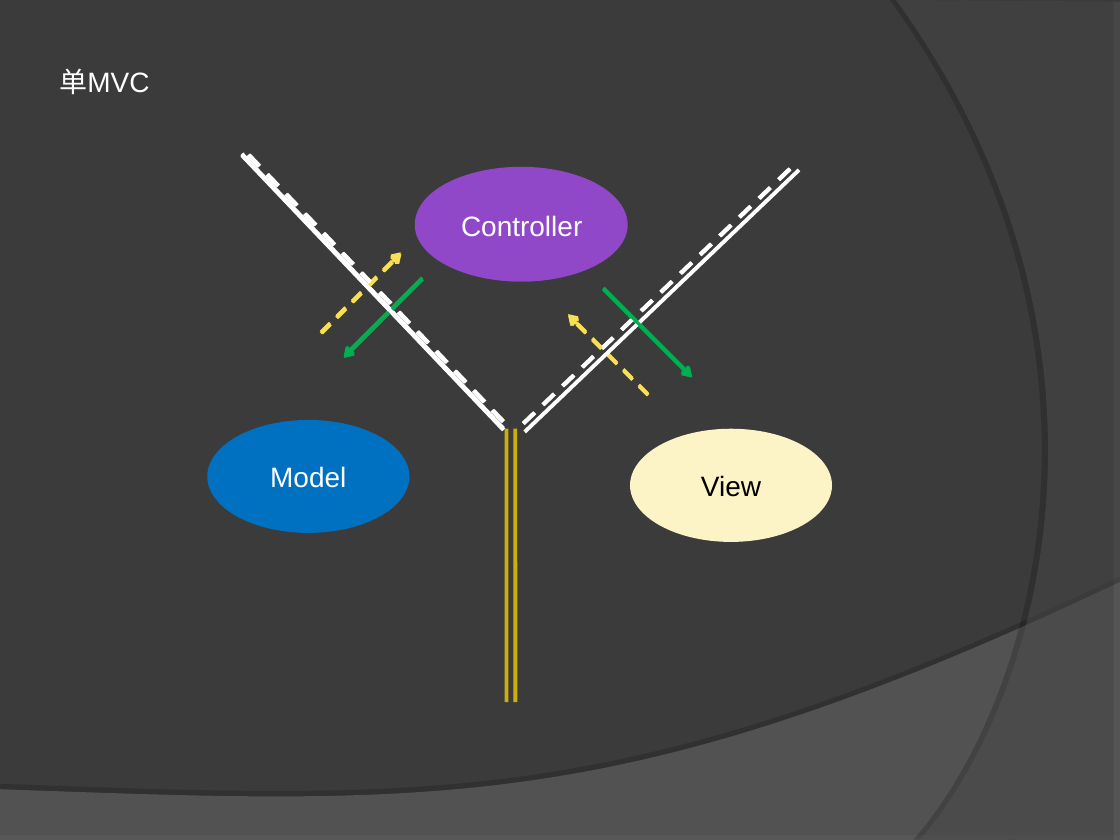
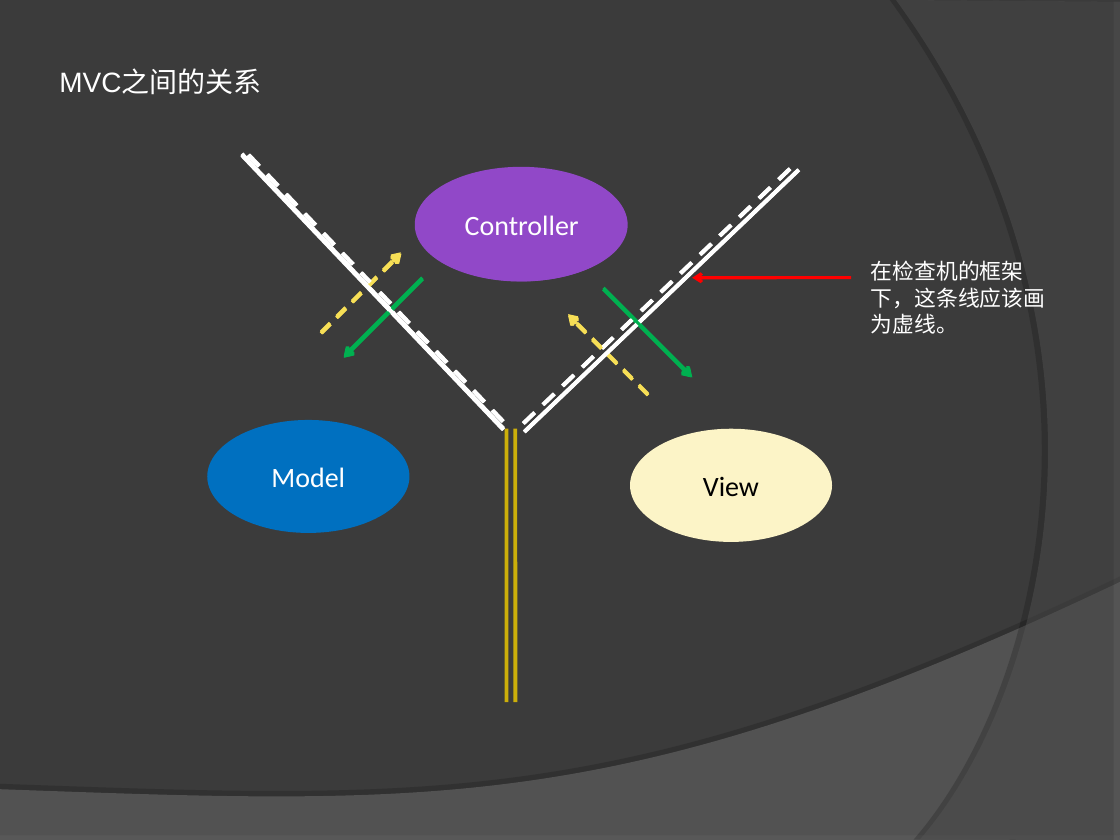
Before and after one commit to leezeng/MVC, a slide deck: slide 4 of doc/MVC.ppt (slide 3 before the commit). Drawn at 1120x840 pixels with LibreOffice and Linux fonts; fonts in the diff are those of the drawing. Boxes give left, top, right and bottom in pixels: in the first picture for what was removed or moved away, otherwise in the second. Text is boxed around its words. In the diff, an @@ line names an element or a change of style, - is before the commit and + after.

```diff
--- a/doc/MVC.ppt
+++ b/doc/MVC.ppt
@@ text at (x1=59, y1=70, x2=261, y2=95): text changed @@
-单MVC
+MVC之间的关系
@@ font Arial to Calibri in 5 elements at (x1=207, y1=420, x2=410, y2=533), (x1=631, y1=429, x2=832, y2=542), (x1=416, y1=167, x2=627, y2=280), (x1=414, y1=168, x2=626, y2=281), (x1=416, y1=168, x2=627, y2=281) @@
@@ line added from (799, 170) to (524, 431), #FFFFFF 2.49 pt @@
@@ text added at (x1=871, y1=260, x2=1045, y2=334), 14 pt, text #FFFFFF @@
+在检查机的框架下，这条线应该画为虚线。
@@ arrow added from (851, 278) to (692, 278), #FF0000 2.01 pt @@
```
Also in this commit, not shown: 1 other slide changed, 9 slides added, 3 slides removed, 35 other files.
